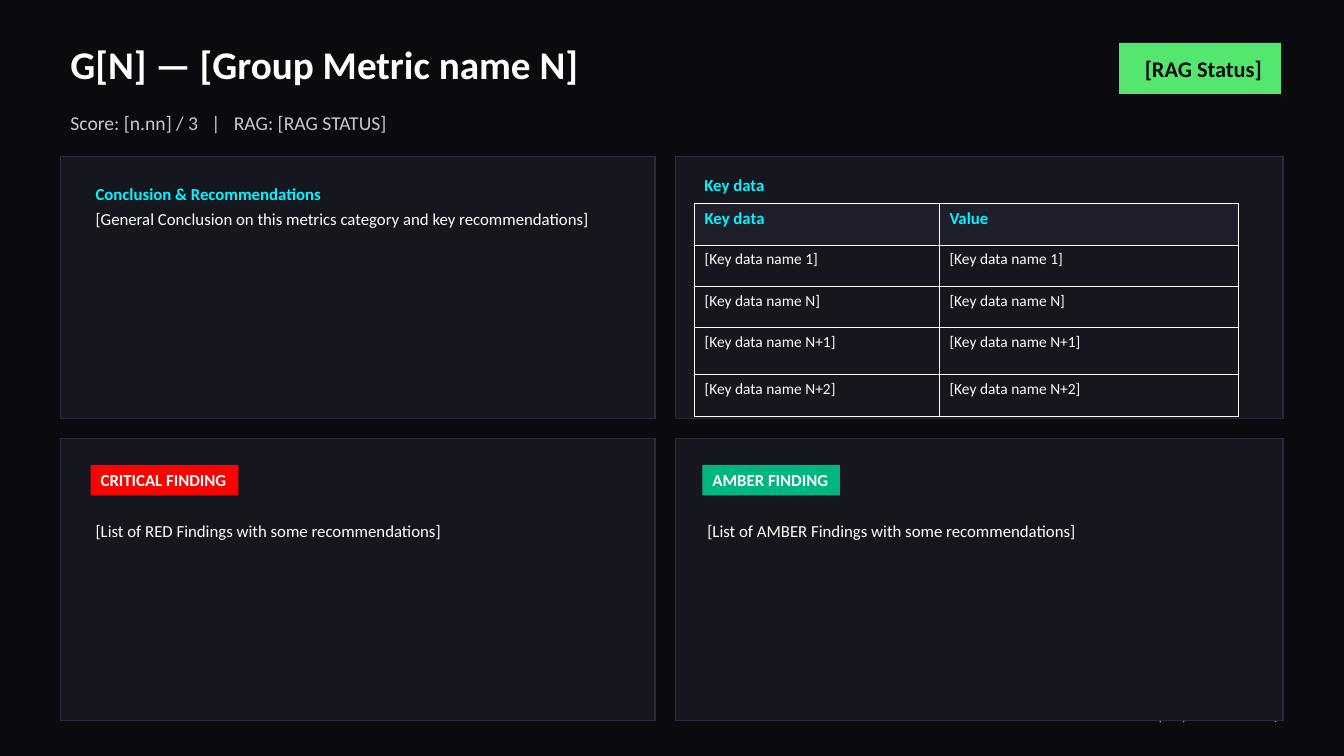
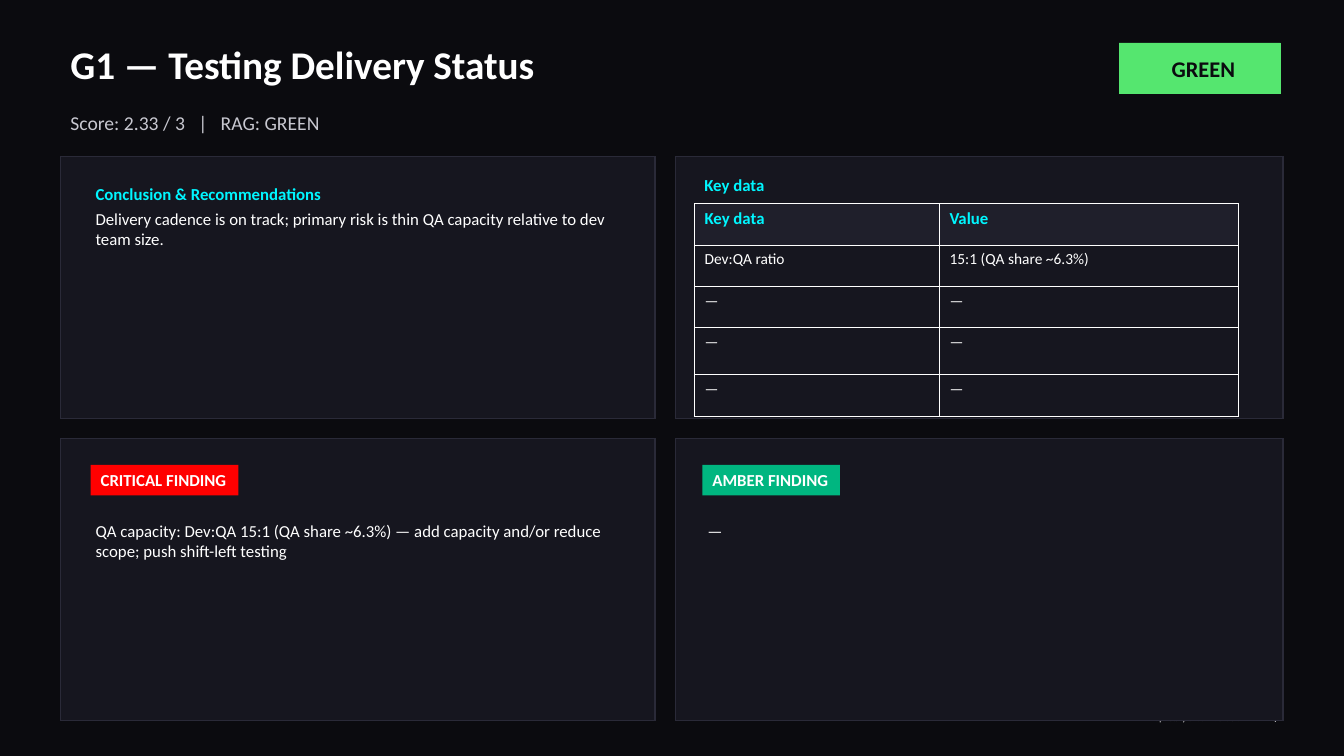
Before and after one commit to vopr/qarag-qa-delivery-health-assessment-by-rag, a slide deck: slide 4 of codeme/skills/qarag-pptx-reporter-skill-assets/QA_Delivery_Health_Status_Report_Template_-_Optimized.pptx. Drawn at 1344x756 pixels with LibreOffice and Linux fonts; fonts in the diff are those of the drawing; background and template pictures are left out. Boxes give left, top, right and bottom in pixels: in the first picture for what was removed or moved away, otherwise in the second. Text is boxed around its words. In the diff, an @@ line names an element or a change of style, - is before the commit and + after.

```diff
--- a/codeme/skills/qarag-pptx-reporter-skill-assets/QA_Delivery_Health_Status_Report_Template_-_Optimized.pptx
+++ b/codeme/skills/qarag-pptx-reporter-skill-assets/QA_Delivery_Health_Status_Report_Template_-_Optimized.pptx
@@ text at (70,51,534,86): text changed @@
-G[N] — [Group Metric name N]
+G1 — Testing Delivery Status
@@ text at (1172,62,1235,77): text changed @@
-[RAG Status]
+GREEN
@@ text at (70,117,320,130): text changed @@
-Score: [n.nn] / 3 | RAG: [RAG STATUS]
+Score: 2.33 / 3 | RAG: GREEN
@@ table at (695,204,1239,416) @@
-row 2, column 1: [Key data name 1]
+row 2, column 1: Dev:QA ratio
-row 2, column 2: [Key data name 1]
+row 2, column 2: 15:1 (QA share ~6.3%)
-row 3, column 1: [Key data name N]
+row 3, column 1: —
-row 3, column 2: [Key data name N]
+row 3, column 2: —
-row 4, column 1: [Key data name N+1]
+row 4, column 1: —
-row 4, column 2: [Key data name N+1]
+row 4, column 2: —
-row 5, column 1: [Key data name N+2]
+row 5, column 1: —
-row 5, column 2: [Key data name N+2]
+row 5, column 2: —
@@ text at (96,213,605,245): text changed @@
-[General Conclusion on this metrics category and key recommendations]
+Delivery cadence is on track; primary risk is thin QA capacity relative to dev team size.
@@ text at (96,525,601,560): text changed @@
-[List of RED Findings with some recommendations]
+QA capacity: Dev:QA 15:1 (QA share ~6.3%) — add capacity and/or reduce scope; push shift-left testing
@@ text at (707,525,1075,540): text changed @@
-[List of AMBER Findings with some recommendations]
+—
```
Also in this commit, not shown: 2 other slides changed, 2 slides added, 1 slide removed, 2 other files.
